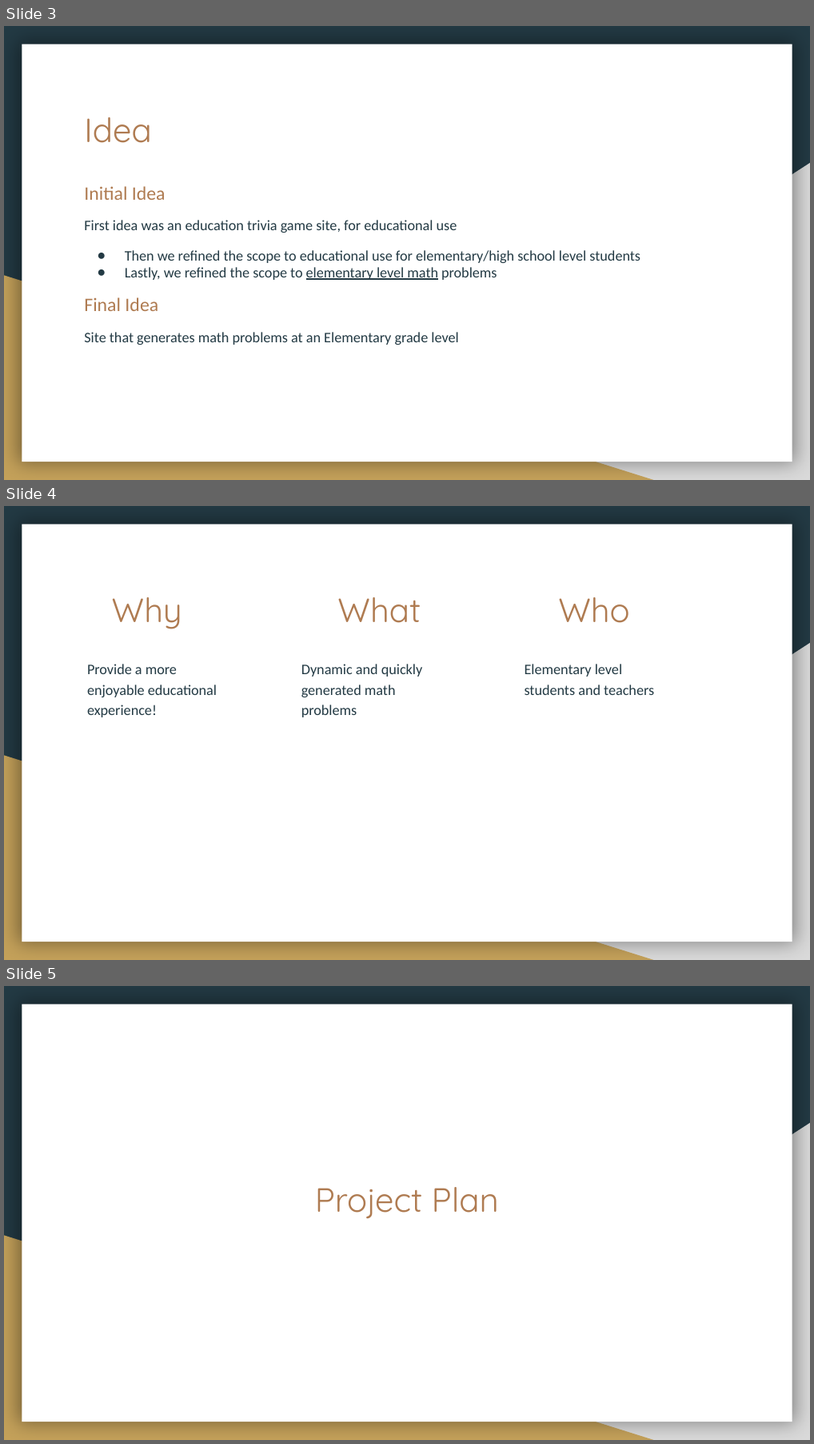
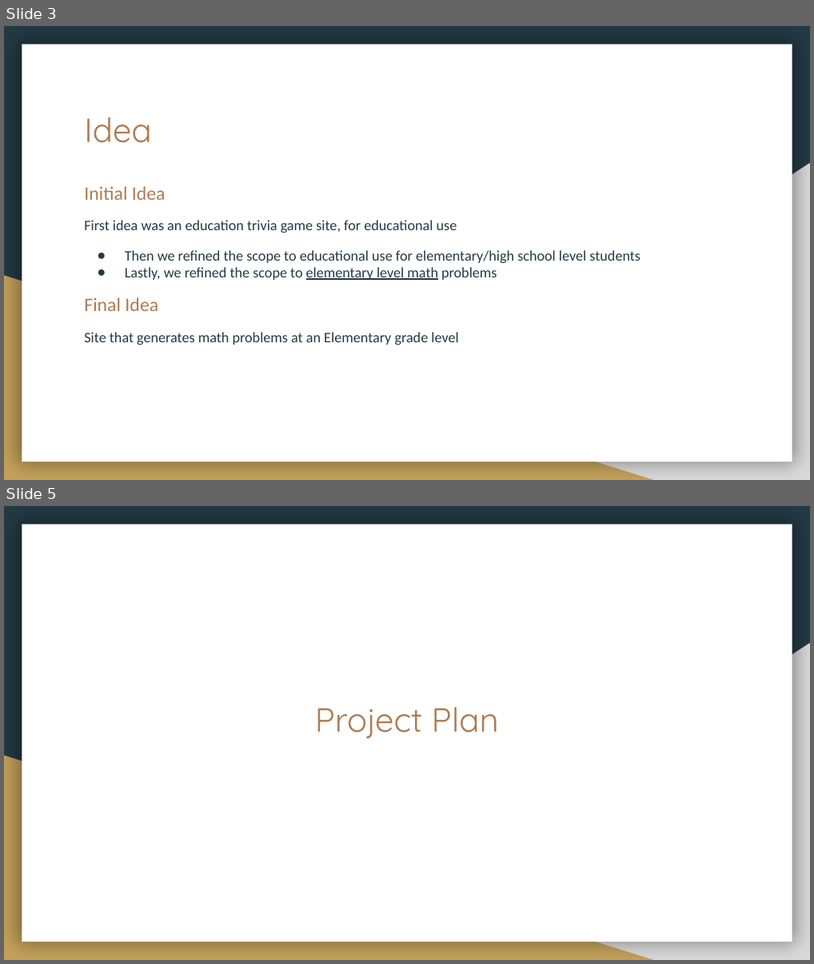
Before and after one commit to AdamMetz/Trivia-Game-Site, a slide deck: Presentation-Files/MathBlitz-Presentation.pptx. Shown one above the other, each under a label of ours: slides 3, 4 and 5 before the commit, slides 3 and 5 after it; the slides between them are not shown. The pictures are 814x1444 and 814x964 pixels, drawn with LibreOffice and Linux fonts; fonts in the diff are those of the drawing. Boxes give left, top, right and bottom in pixels: in the first picture for what was removed or moved away, otherwise in the second. Text is boxed around its words. In the diff, an @@ line names an element or a change of style, - is before the commit and + after.

```diff
--- a/Presentation-Files/MathBlitz-Presentation.pptx
+++ b/Presentation-Files/MathBlitz-Presentation.pptx
@@ slide 4 removed at (4, 506, 810, 960), background #233A44; not listed: 3 template elements that a slide beside it also shows @@
@@ title removed at (112, 597, 630, 629) @@
-Why What Who
@@ text removed at (87, 664, 217, 717) @@
-Provide a more enjoyable educational experience!
@@ text removed at (302, 664, 423, 717) @@
-Dynamic and quickly generated math problems
@@ text removed at (525, 664, 654, 695) @@
-Elementary level students and teachers
```
Also in this commit, not shown: 1 slide added.
